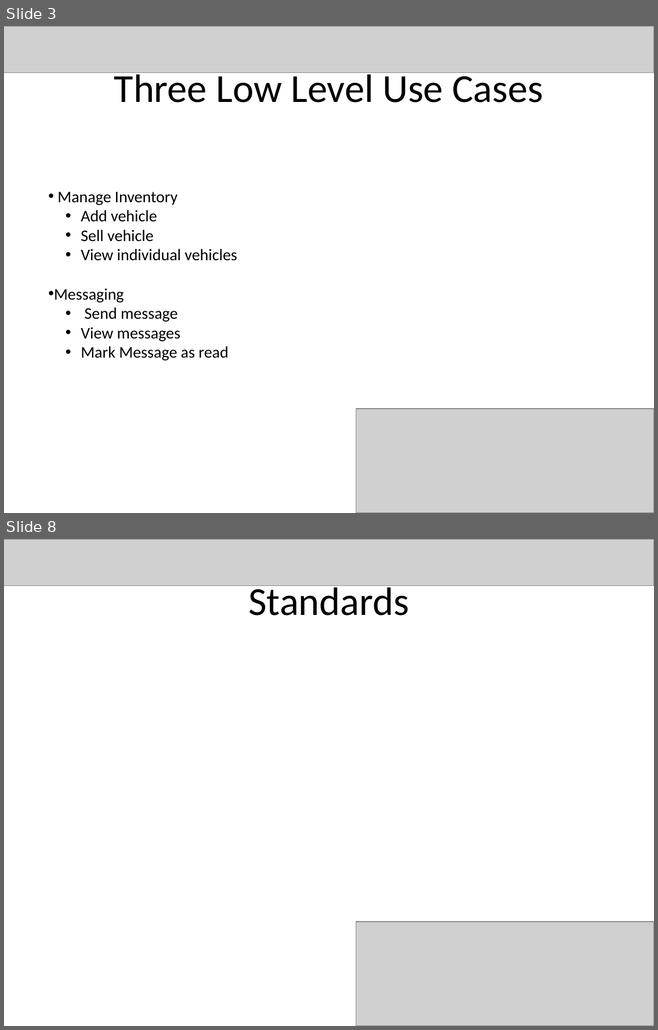
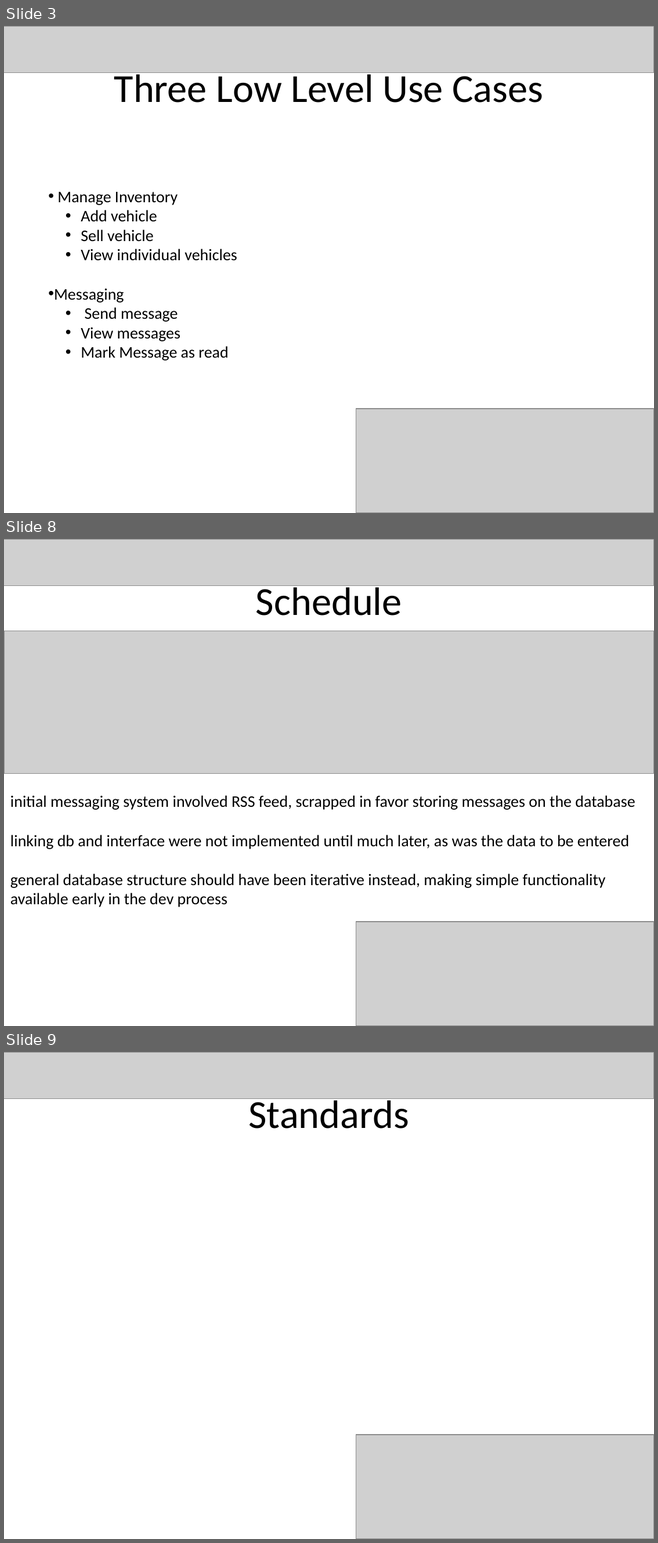
Before and after one commit to bjarratt/csce431-team1, a slide deck: FinalPres.pptx. Shown one above the other, each under a label of ours: slides 3 and 8 before the commit, slides 3, 8 and 9 after it; the slides between them are not shown. The pictures are 658x1030 and 658x1543 pixels, drawn with LibreOffice and Linux fonts; fonts in the diff are those of the drawing; grey boxes stand for pictures. Boxes give left, top, right and bottom in pixels: in the first picture for what was removed or moved away, otherwise in the second. Text is boxed around its words. In the diff, an @@ line names an element or a change of style, - is before the commit and + after.

```diff
--- a/FinalPres.pptx
+++ b/FinalPres.pptx
@@ slide 8 added at (x1=4, y1=539, x2=654, y2=1026), background #FFFFFF @@
@@ picture added at (x1=4, y1=539, x2=654, y2=586) @@
@@ title added at (x1=256, y1=582, x2=402, y2=616), 44 pt, text #000000 @@
+Schedule
@@ picture added at (x1=4, y1=631, x2=654, y2=773) @@
@@ text added at (x1=10, y1=795, x2=634, y2=907), 18 pt, text #000000 @@
+initial messaging system involved RSS feed, scrapped in favor storing messages on the database
+linking db and interface were not implemented until much later, as was the data to be entered
+general database structure should have been iterative instead, making simple functionality available early in the dev process
@@ picture added at (x1=356, y1=922, x2=654, y2=1026) @@
@@ what was slide 8 is now slide 9 @@
```
Also in this commit, not shown: 3 slides changed, 1 other slide added, 1 slide removed.
